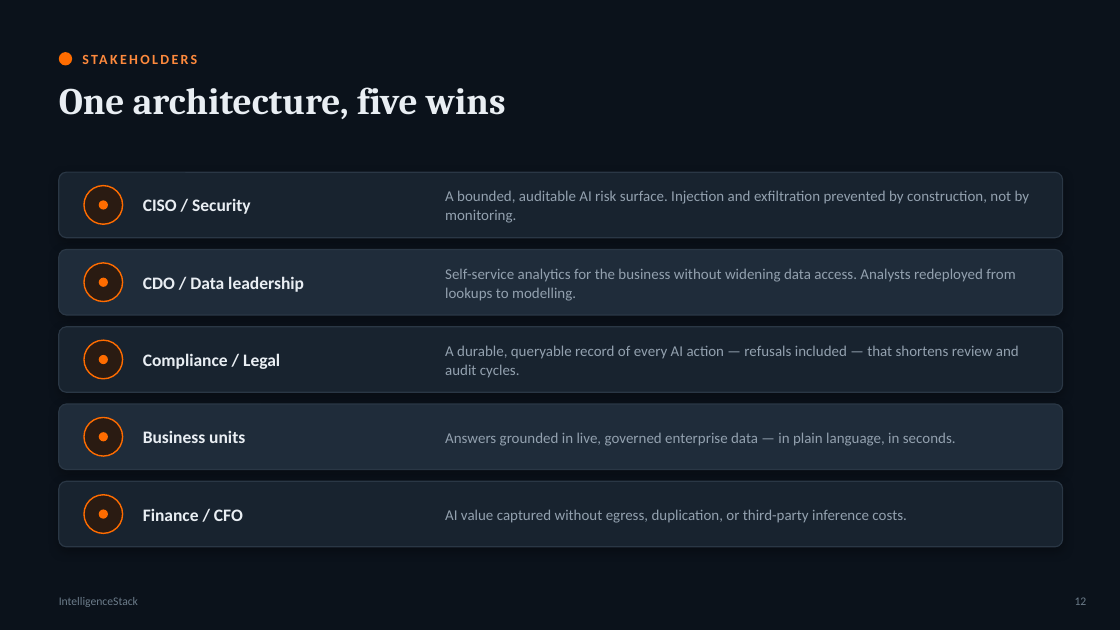
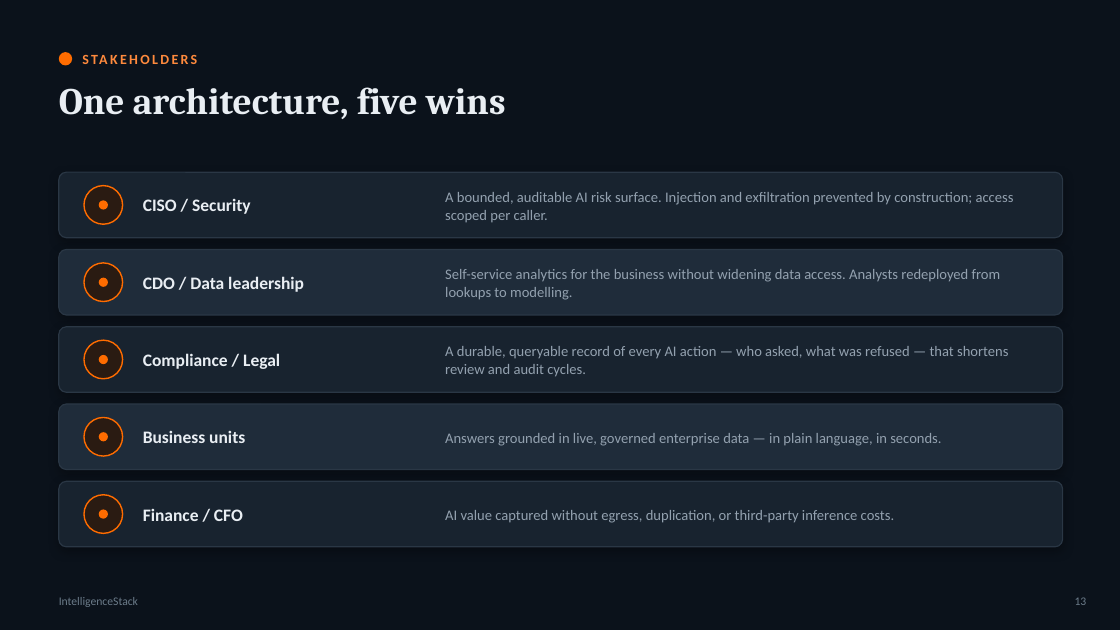
Before and after one commit to atharvvani464/IntelligenceStack, a slide deck: slide 13 of IntelligenceStack_Executive_Deck.pptx (slide 12 before the commit). Drawn at 1120x630 pixels with LibreOffice and Linux fonts; fonts in the diff are those of the drawing. Boxes give left, top, right and bottom in pixels: in the first picture for what was removed or moved away, otherwise in the second. Text is boxed around its words. In the diff, an @@ line names an element or a change of style, - is before the commit and + after.

```diff
--- a/IntelligenceStack_Executive_Deck.pptx
+++ b/IntelligenceStack_Executive_Deck.pptx
@@ text at <box>445,192,1014,222</box>: text changed; size 12.8 to 12.5 pt @@
-A bounded, auditable AI risk surface. Injection and exfiltration prevented by construction, not by monitoring.
+A bounded, auditable AI risk surface. Injection and exfiltration prevented by construction; access scoped per caller.
@@ text at <box>445,346,1008,377</box>: text changed; size 12.8 to 12.5 pt @@
-A durable, queryable record of every AI action — refusals included — that shortens review and audit cycles.
+A durable, queryable record of every AI action — who asked, what was refused — that shortens review and audit cycles.
@@ size 12.8 to 12.5 pt in 3 elements at <box>445,269,1001,300</box>, <box>445,433,941,446</box>, <box>445,510,894,523</box> @@
```
Also in this commit, not shown: 11 other slides changed, 3 slides added, 2 slides removed, 1 other file.
